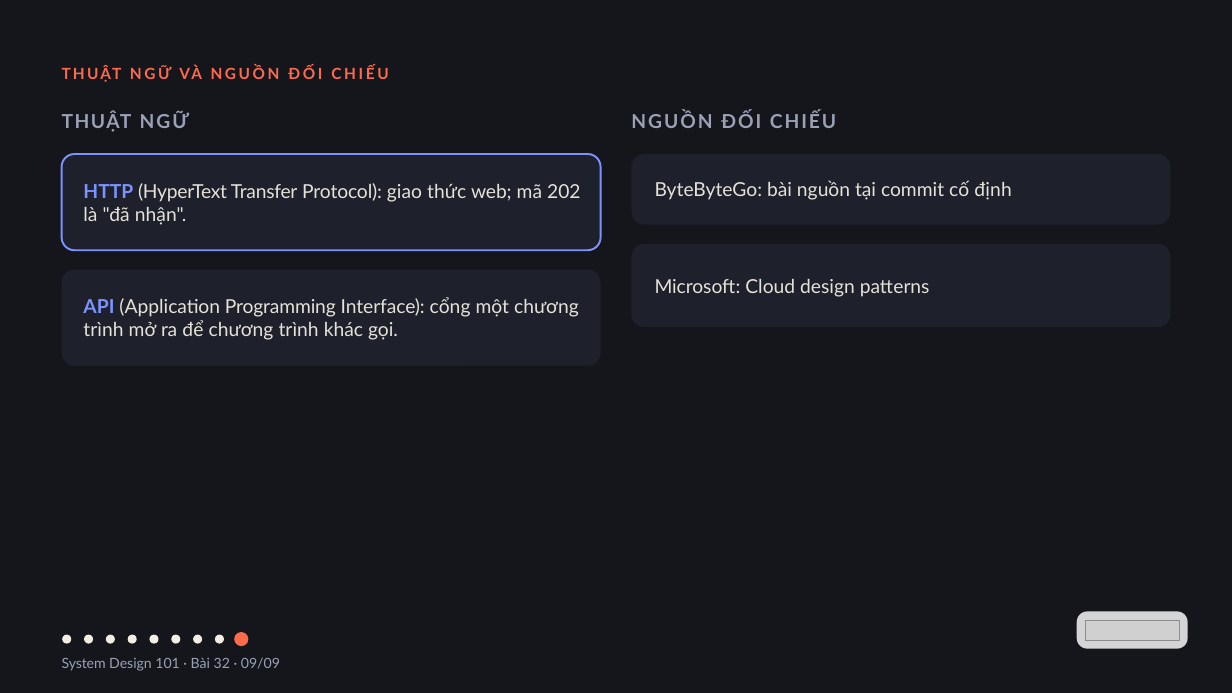
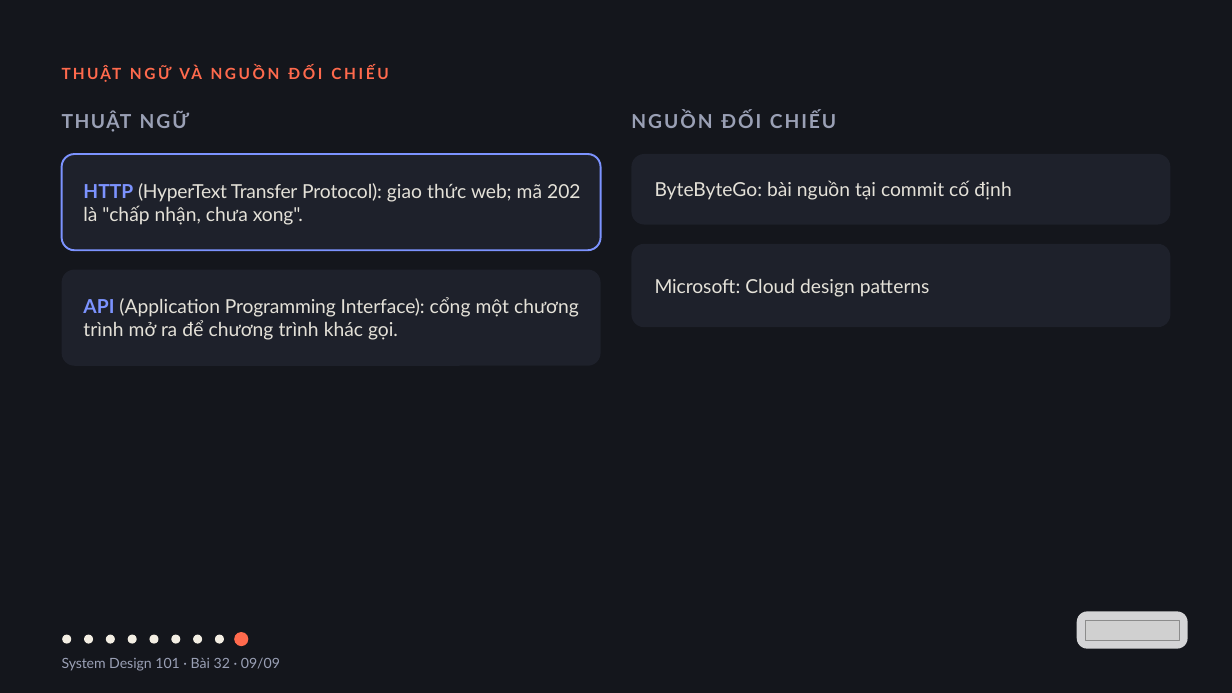
Before and after one commit to vohoailinh90/tool-marketing-studio, a slide deck: slide 9 of system-design-101/vi/lessons/sd-11-032/slides/sd-11-032.pptx. Drawn at 1232x693 pixels with LibreOffice and Linux fonts; fonts in the diff are those of the drawing; grey boxes stand for pictures. Boxes give left, top, right and bottom in pixels: in the first picture for what was removed or moved away, otherwise in the second. Text is boxed around its words. In the diff, an @@ line names an element or a change of style, - is before the commit and + after.

```diff
--- a/system-design-101/vi/lessons/sd-11-032/slides/sd-11-032.pptx
+++ b/system-design-101/vi/lessons/sd-11-032/slides/sd-11-032.pptx
@@ text at box(83, 183, 581, 225): text changed @@
-HTTP (HyperText Transfer Protocol): giao thức web; mã 202 là "đã nhận".
+HTTP (HyperText Transfer Protocol): giao thức web; mã 202 là "chấp nhận, chưa xong".
```
Also in this commit, not shown: 1 other slide changed, 2 other files.
